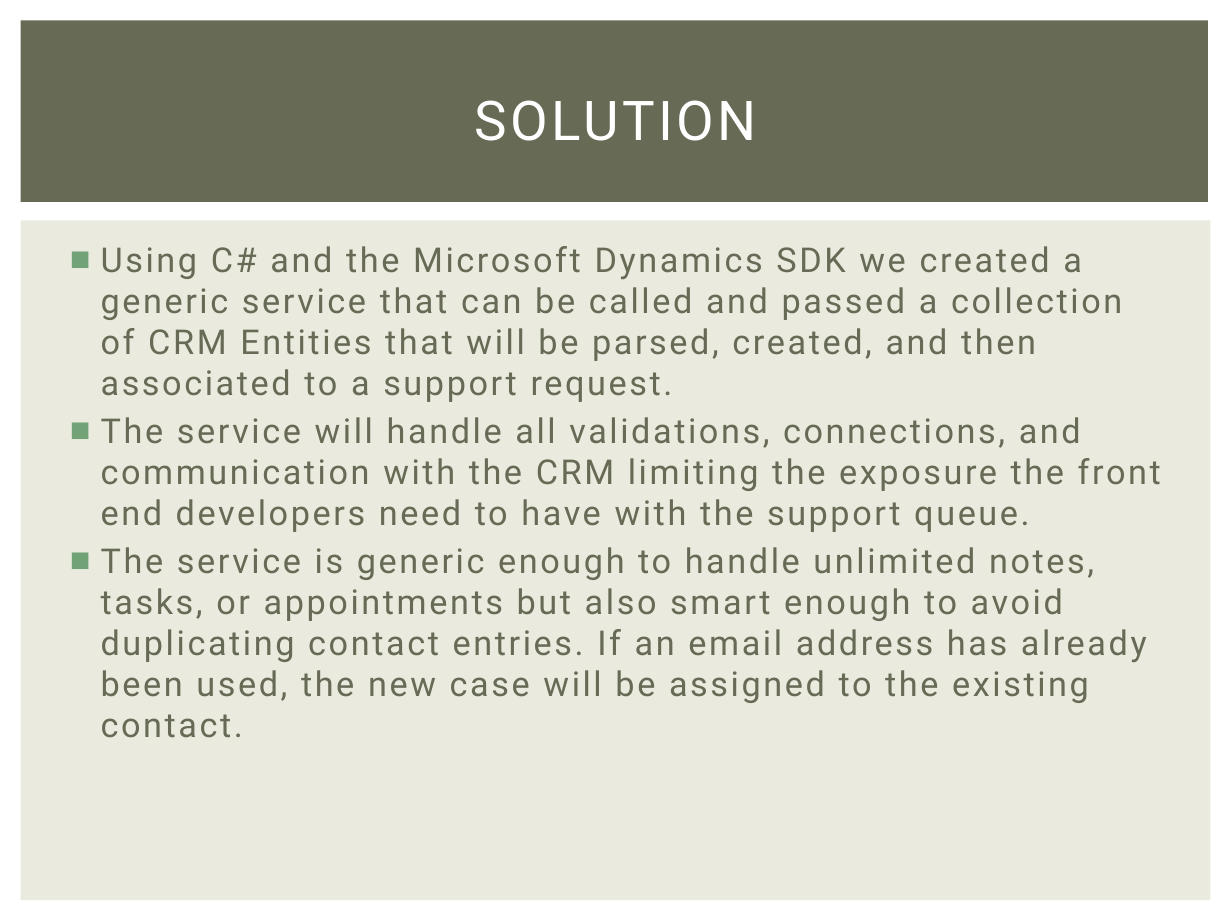
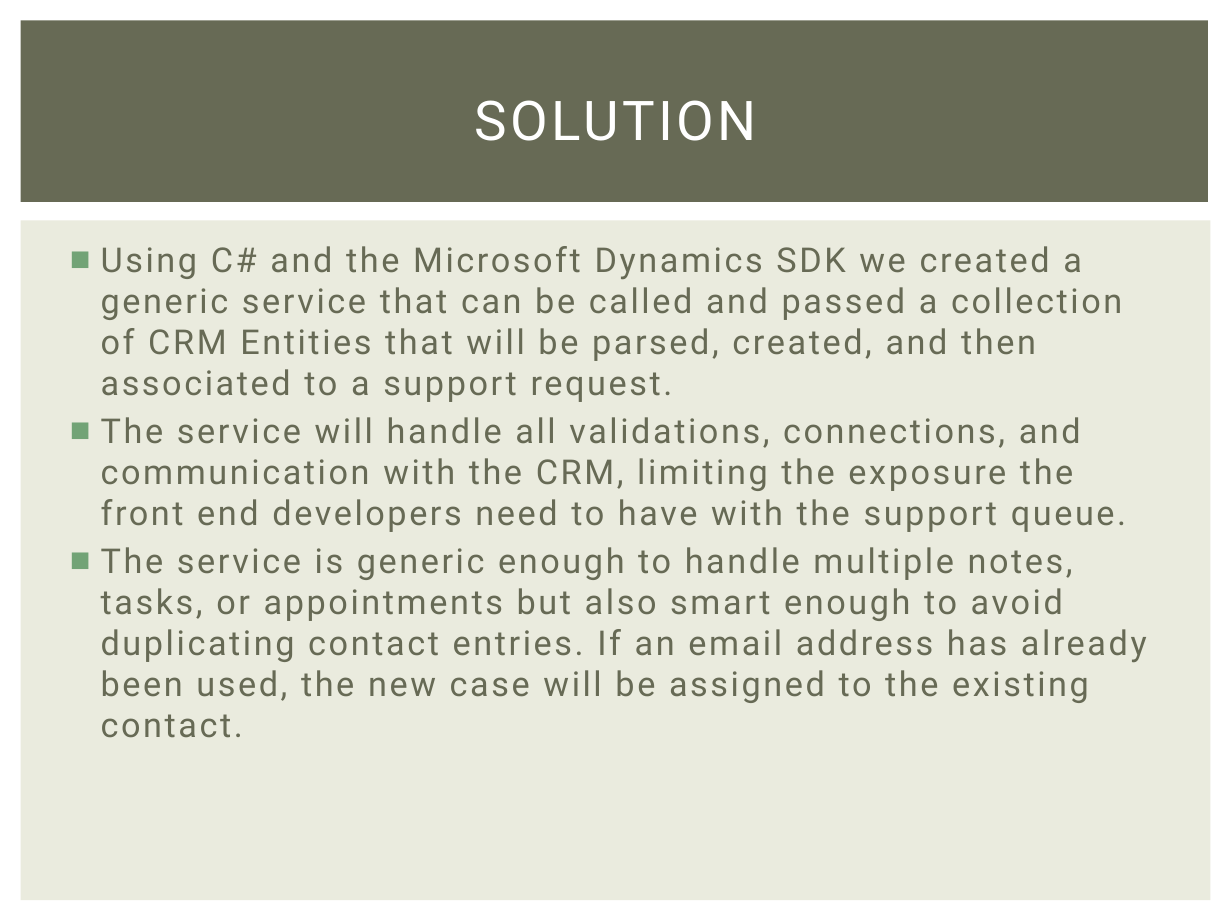
Before and after one commit to acstjohn/SingleStopUSA_ASP, a slide deck: slide 5 of SingleStopUSA_ASP/docs/Single Stop Student Support Solution v1.0.pptx. Drawn at 1232x924 pixels with LibreOffice and Linux fonts; fonts in the diff are those of the drawing. Boxes give left, top, right and bottom in pixels: in the first picture for what was removed or moved away, otherwise in the second. Text is boxed around its words. In the diff, an @@ line names an element or a change of style, - is before the commit and + after.

Commit message:
updated deck

```diff
--- a/SingleStopUSA_ASP/docs/Single Stop Student Support Solution v1.0.pptx
+++ b/SingleStopUSA_ASP/docs/Single Stop Student Support Solution v1.0.pptx
@@ text at (101,417,1147,738): text changed @@
-■ The service will handle all validations, connections, and communication with the CRM limiting the exposure the front end developers need to have with the support queue.
-■ The service is generic enough to handle unlimited notes, tasks, or appointments but also smart enough to avoid duplicating contact entries. If an email address has already been used, the new case will be assigned to the existing contact.
+■ The service will handle all validations, connections, and communication with the CRM, limiting the exposure the front end developers need to have with the support queue.
+■ The service is generic enough to handle multiple notes, tasks, or appointments but also smart enough to avoid duplicating contact entries. If an email address has already been used, the new case will be assigned to the existing contact.
```
Also in this commit, not shown: 3 other slides changed.
